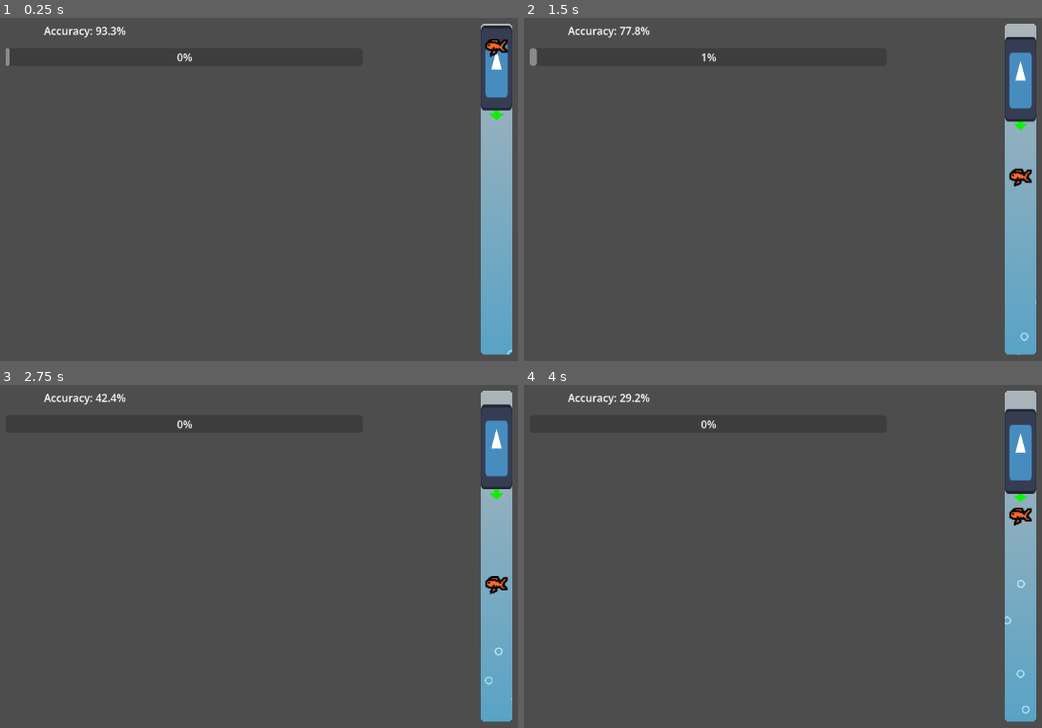
Above: before the commit, frames 1-4 (two rows, left to right).
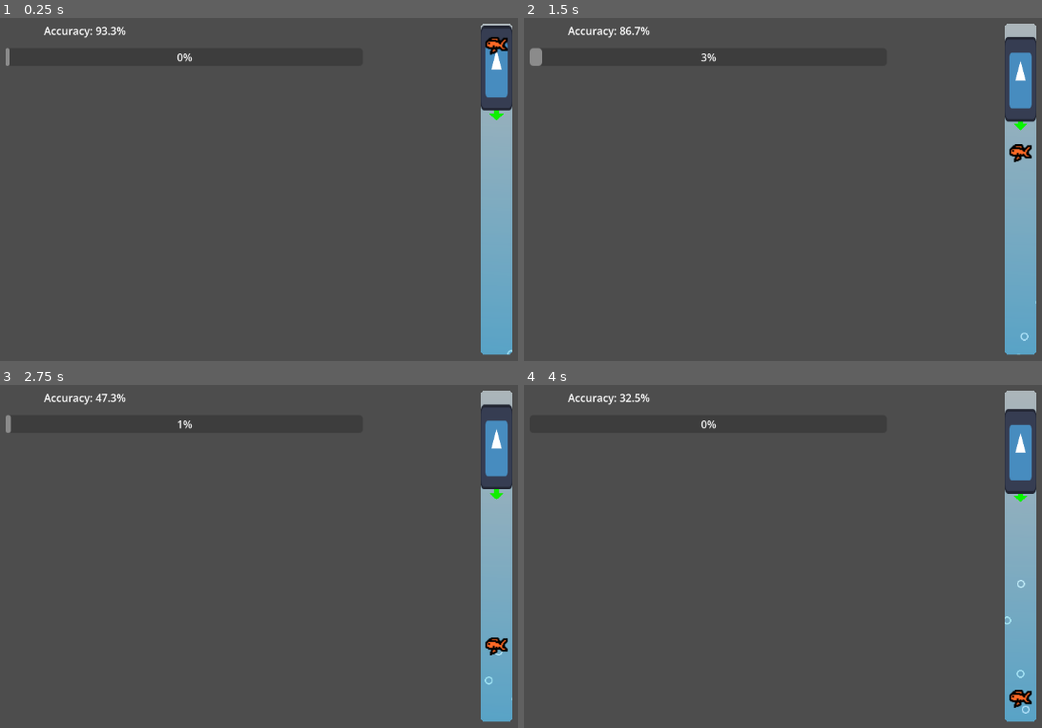
Above: after the commit, the same moments.

Repository: apia46/fish-game
Game: Godot game, scene res://game.tscn
Same seed, same stepped clock (60 frames per second), same inputs: the game is played once before the commit and once after it. The engine's default icon, where the game draws it, is replaced by a stand-in: a white triangle on a blue panel in a dark square.
Inputs (mouse positions are in pixels of both pictures, inside the frame that each line leads up to):
- Up to frame 1 (0.25 s): no input
- Up to frame 2 (1.5 s): tap Enter at 0.5 s; move the mouse to (1026, 162) at 0.52 s; tap Space at 0.6, 0.77, 1.07, 1.35 s; click (1026, 162) at 0.67 s; move the mouse to (705, 203) at 1.27 s; click (705, 203) at 1.42 s
- Up to frame 3 (2.75 s): tap Space at 1.52, 1.82, 2.1 s; move the mouse to (409, 453) at 2.02 s; click (409, 453) at 2.17 s
- Up to frame 4 (4 s): move the mouse to (819, 635) at 2.77 s; tap Space at 2.85, 3.02, 3.32, 3.6, 3.77 s; click (819, 635) at 2.92 s; move the mouse to (outside the picture) at 3.52 s; click (outside the picture) at 3.67 s

The runs differ from the first frame. In frame 1, 0.2% of the frame differs, in the area x 93-99%, y 5-12%; in frame 2, 0.5%, in the area x 2-99%, y 2-50%; in frame 3, 0.5%; in frame 4, 0.4%.

Commit message:
fixed things

Diff:
--- a/player.gd
+++ b/player.gd
@@ -32,4 +32,6 @@
 func _input(event: InputEvent) -> void:
 	if event is InputEventKey and event.pressed and !event.echo:
 		match event.keycode:
-			KEY_SPACE: velocity.y *= -0.8 # dash attack
+			KEY_SPACE:
+				velocity.y *= -0.8 # dash attack
+				if bar.fish.collision in %collision.get_overlapping_areas(): bar.fish.bonus_progress += 0.2
--- a/scripts/Fish.gd
+++ b/scripts/Fish.gd
@@ -18,26 +18,24 @@
 var time:float = 0
 var time_unhooked:float = 0
 var time_hooked:float = 0
+var bonus_progress:float = 0
 
 func _process(delta: float) -> void:
 	position += velocity * delta
+	position.y = clamp(position.y, self.HALF_HEIGHT, bar.size.y-self.HALF_HEIGHT)
 	if !has_state(STATE_NONPROGRESS):
 		time += delta
 		if bar.player.collision in %collision.get_overlapping_areas():
 			time_hooked += delta
 		else:
 			time_unhooked += delta
-	game.progress_bar.value = (time_hooked - time_unhooked) / 60
+	game.progress_bar.value = clamp((time_hooked - time_unhooked + bonus_progress) / 60, 0, 1)
+	print(time_unhooked)
 	game.accuracy_label.text = "Accuracy: %.1f%%" % ((1 - time_unhooked/time) * 100)
 
-func create_timer(state:int, duration:float, reciever:Callable, type=Timer) -> Timer:
+func _create_timer(state:int, duration:float, type) -> Timer:
 	var timer:Timer = type.new()
 	var id:int = timers_id_iter
-	timer.timeout.connect(func() -> void:
-		states.erase(id)
-		timers.erase(id)
-		reciever.call()
-	)
 	add_child(timer)
 	timer.start(duration)
 	states[id] = state
@@ -45,10 +43,33 @@
 	timers_id_iter += 1
 	return timer
 
-func create_oneshot_timer(state:int, duration:float, reciever:Callable, type=Timer) -> Timer:
-	var timer:Timer = create_timer(state, duration, reciever, type)
+func create_looping_timer(state:int, duration:float, reciever:Callable) -> Timer:
+	var timer:Timer = _create_timer(state, duration, Timer)
+	var id:int = timers_id_iter - 1
+	timer.timeout.connect(func() -> void:
+		states.erase(id)
+		timers.erase(id)
+		reciever.call()
+	)
+	return timer
+
+func _create_oneshot_timer(state:int, duration:float, reciever:Callable, type) -> Timer:
+	var timer:Timer = _create_timer(state, duration, type)
+	var id:int = timers_id_iter - 1
 	timer.one_shot = true
+	timer.timeout.connect(func() -> void:
+		states.erase(id)
+		timers.erase(id)
+		reciever.call()
+		timer.queue_free()
+	)
 	return timer
+
+func create_oneshot_timer(state:int, duration:float, reciever:Callable) -> Timer:
+	return _create_oneshot_timer(state, duration, reciever, Timer)
+
+func create_oneshot_process_timer(state:int, duration:float, reciever:Callable) -> ProcessTimer:
+	return _create_oneshot_timer(state, duration, reciever, ProcessTimer)
 
 func has_state(state:int) -> bool: return state in states.values()
 
--- a/scripts/TutorialFish.gd
+++ b/scripts/TutorialFish.gd
@@ -7,26 +7,30 @@
 const HALF_HEIGHT:float = 16
 
 func _ready() -> void:
-	new_target()
-	create_timer(STATE_NONE, 0.5, func() -> void:
-		if randf() < 0.2 and velocity.length_squared() > 2000 and velocity.length_squared() < 10000:
-			new_dash()
+	target()
+	create_looping_timer(STATE_NONE, 0.5, func() -> void:
+		if randf() < 0.2 and velocity.length_squared() > 2000 and velocity.length_squared() < 10000 and !has_state(STATE_DASH):
+			dash()
 	)
 
-func new_target() -> void:
-	var target:ProcessTimer = create_oneshot_timer(STATE_TARGET, randf_range(1.5, 2), new_target, ProcessTimer)
-	var target_position:Vector2 = Vector2(bar.size.x/2, 0)
+func _process(delta: float) -> void:
+	super(delta)
+
+func target() -> void:
+	var target_timer:ProcessTimer = create_oneshot_process_timer(STATE_TARGET, randf_range(1.5, 2), target)
+	var target_position:Vector2 = Vector2(bar.size.x/2, randf_range(HALF_HEIGHT,bar.size.y-HALF_HEIGHT))
 	while target_position.distance_squared_to(position) < 10000:
 		target_position.y = randf_range(HALF_HEIGHT,bar.size.y-HALF_HEIGHT)
-	target.process_function = func(delta:float) -> void:
-		velocity += ((target_position-position) - velocity) * delta
+	target_timer.process_function = func(delta:float) -> void:
+		velocity += ((target_position-position) - velocity) * delta * 0.7
 
-func new_dash() -> void:
+func dash() -> void:
 	cancel_timers(STATE_TARGET)
 	var tween:Tween = get_tree().create_tween()
 	tween.tween_property(self, ^"rotation", randf_range(0.4, 1), 0.2).set_ease(Tween.EASE_IN)
 	tween.tween_property(self, ^"rotation", 0, 0.2).set_ease(Tween.EASE_OUT)
+	await get_tree().create_timer(0.3).timeout
 	velocity = sign(velocity) * -100
-	var dash:ProcessTimer = create_timer(STATE_DASH, 0.5, new_target, ProcessTimer)
-	dash.process_function = func(delta:float) -> void:
+	var dash_timer:ProcessTimer = create_oneshot_process_timer(STATE_DASH, 1, target)
+	dash_timer.process_function = func(delta:float) -> void:
 		velocity -= sign(velocity) * delta * 100
